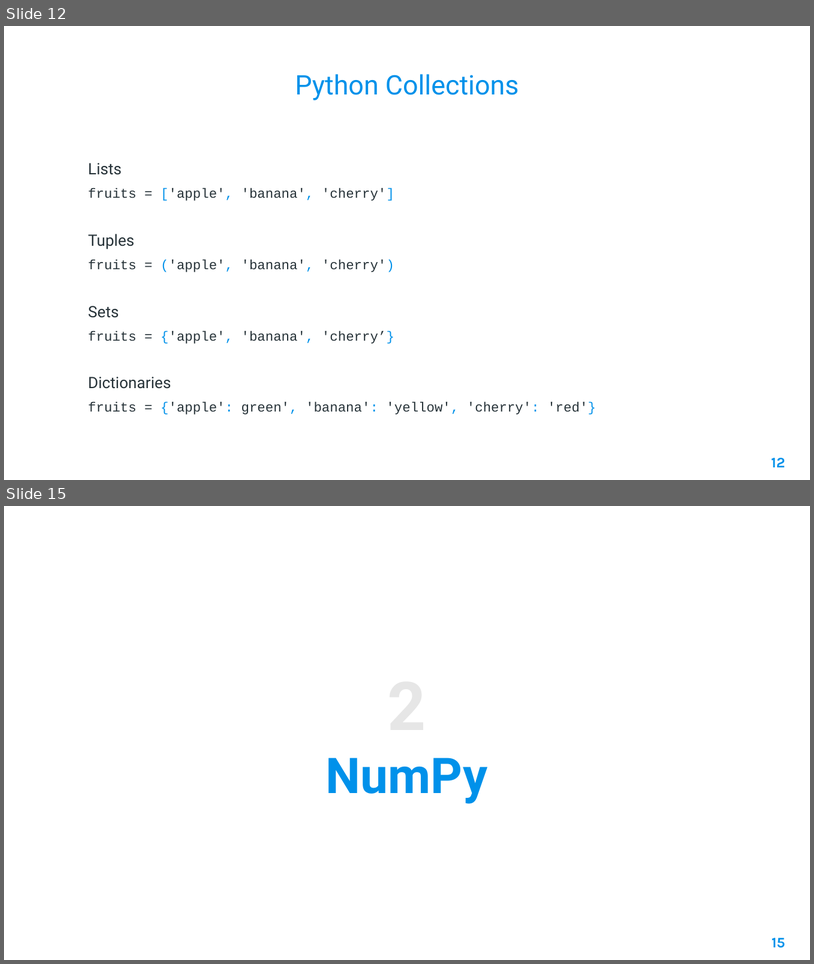
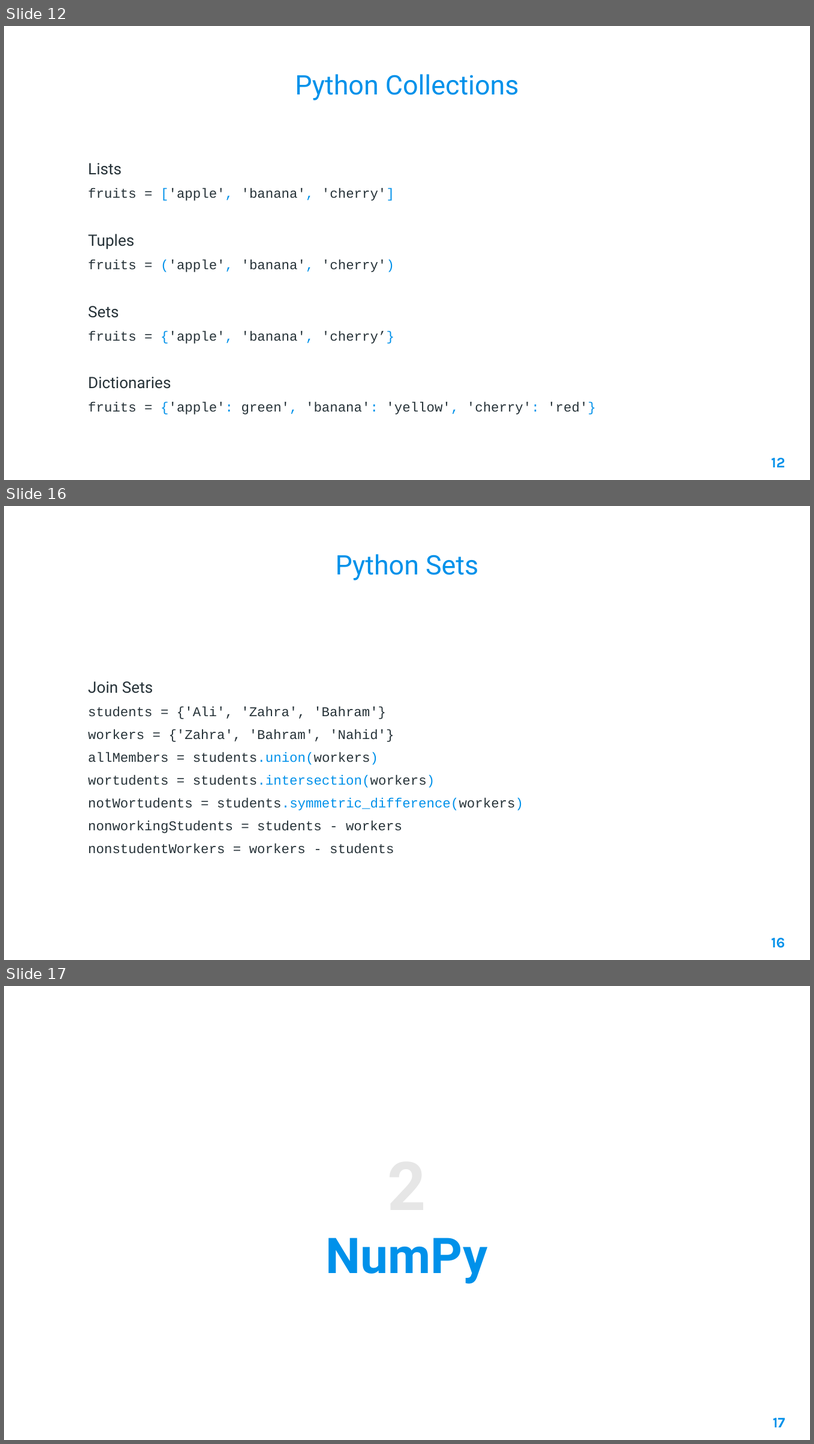
Before and after one commit to AleeRezaa/learn-python, a slide deck: Python.pptx. Shown one above the other, each under a label of ours: slides 12 and 15 before the commit, slides 12, 16 and 17 after it; the slides between them are not shown. The pictures are 814x964 and 814x1444 pixels, drawn with LibreOffice and Linux fonts; fonts in the diff are those of the drawing; background and template pictures are left out. Boxes give left, top, right and bottom in pixels: in the first picture for what was removed or moved away, otherwise in the second. Text is boxed around its words. In the diff, an @@ line names an element or a change of style, - is before the commit and + after.

Commit message:
add sets

```diff
--- a/Python.pptx
+++ b/Python.pptx
@@ slide 16 added at (x1=4, y1=506, x2=810, y2=960), background picture (left out) @@
@@ title added at (x1=336, y1=554, x2=479, y2=580), 24 pt, text #0091EA @@
+Python Sets
@@ text added at (x1=88, y1=681, x2=524, y2=853), 12 pt, text #263238 @@
+Join Sets
+students = {'Ali', 'Zahra', 'Bahram'}
+workers = {'Zahra', 'Bahram', 'Nahid'}
+allMembers = students.union(workers)
+wortudents = students.intersection(workers)
+notWortudents = students.symmetric_difference(workers)
+nonworkingStudents = students - workers
+nonstudentWorkers = workers - students
@@ page number added at (x1=771, y1=937, x2=785, y2=948), 13 pt, text #0091EA, bold @@
+16
@@ what was slide 15 is now slide 17 @@
@@ page number at (x1=773, y1=1417, x2=786, y2=1427): text changed @@
-15
+17
```
Also in this commit, not shown: 2 slides changed, 1 other slide added.
